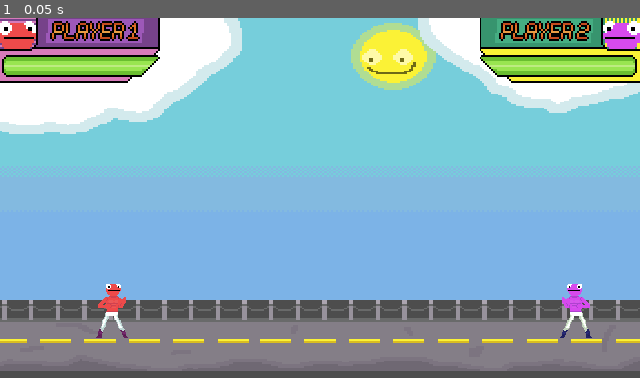
Above: before the commit, frame 1.
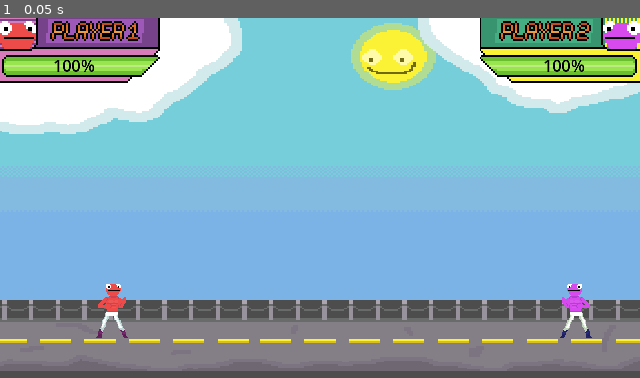
Above: after the commit, the same moment.

Repository: bmingles/gamejam-2024
Game: Godot game, scene res://world.tscn
The game is run twice, just before and just after one commit, with the same random seed, the same clock (stepped at 60 frames per second) and the same inputs.
Inputs:
- Up to frame 1 (0.05 s): no input

The runs differ from the first frame. In frame 1, 0.2% of the frame differs, in the area x 8-92%, y 11-15%.

Commit message:
Health bar

Diff:
--- a/FrogFighters/player.tscn
+++ b/FrogFighters/player.tscn
@@ -9,7 +9,7 @@
 size = Vector2(16, 27)
 
 [sub_resource type="RectangleShape2D" id="RectangleShape2D_od52q"]
-size = Vector2(31, 30)
+size = Vector2(42, 30)
 
 [sub_resource type="RectangleShape2D" id="RectangleShape2D_cbl4f"]
 size = Vector2(16, 27)
@@ -26,21 +26,21 @@
 scale = Vector2(0.4, 0.4)
 sprite_frames = ExtResource("2_6hby3")
 animation = &"fish"
+frame = 2
 offset = Vector2(5, 0)
 
 [node name="HitBox" type="Area2D" parent="."]
-visible = false
 script = ExtResource("3_ll44e")
+damage = 10
 
 [node name="CollisionShape2D" type="CollisionShape2D" parent="HitBox"]
-position = Vector2(0.5, -5)
+position = Vector2(3, -5)
 shape = SubResource("RectangleShape2D_od52q")
 
 [node name="HurtBox" type="Area2D" parent="."]
+visible = false
 script = ExtResource("4_h3ncn")
 
 [node name="CollisionShape2D" type="CollisionShape2D" parent="HurtBox"]
 position = Vector2(0, 2.5)
 shape = SubResource("RectangleShape2D_cbl4f")
-
-[connection signal="animation_finished" from="AnimatedSprite2D" to="." method="_on_animation_finished"]
--- a/FrogFighters/project.godot
+++ b/FrogFighters/project.godot
@@ -55,16 +55,19 @@
 player1_fish={
 "deadzone": 0.5,
 "events": [Object(InputEventJoypadButton,"resource_local_to_scene":false,"resource_name":"","device":0,"button_index":2,"pressure":0.0,"pressed":true,"script":null)
+, Object(InputEventKey,"resource_local_to_scene":false,"resource_name":"","device":-1,"window_id":0,"alt_pressed":false,"shift_pressed":false,"ctrl_pressed":false,"meta_pressed":false,"pressed":false,"keycode":0,"physical_keycode":67,"key_label":0,"unicode":99,"echo":false,"script":null)
 ]
 }
 player1_chicken={
 "deadzone": 0.5,
 "events": [Object(InputEventJoypadButton,"resource_local_to_scene":false,"resource_name":"","device":0,"button_index":0,"pressure":0.0,"pressed":true,"script":null)
+, Object(InputEventKey,"resource_local_to_scene":false,"resource_name":"","device":-1,"window_id":0,"alt_pressed":false,"shift_pressed":false,"ctrl_pressed":false,"meta_pressed":false,"pressed":false,"keycode":0,"physical_keycode":86,"key_label":0,"unicode":118,"echo":false,"script":null)
 ]
 }
 player1_laugh={
 "deadzone": 0.5,
 "events": [Object(InputEventJoypadButton,"resource_local_to_scene":false,"resource_name":"","device":0,"button_index":3,"pressure":0.0,"pressed":true,"script":null)
+, Object(InputEventKey,"resource_local_to_scene":false,"resource_name":"","device":-1,"window_id":0,"alt_pressed":false,"shift_pressed":false,"ctrl_pressed":false,"meta_pressed":false,"pressed":false,"keycode":0,"physical_keycode":66,"key_label":0,"unicode":98,"echo":false,"script":null)
 ]
 }
 player2_right={
@@ -97,16 +100,19 @@
 player2_fish={
 "deadzone": 0.5,
 "events": [Object(InputEventJoypadButton,"resource_local_to_scene":false,"resource_name":"","device":1,"button_index":2,"pressure":0.0,"pressed":true,"script":null)
+, Object(InputEventKey,"resource_local_to_scene":false,"resource_name":"","device":-1,"window_id":0,"alt_pressed":false,"shift_pressed":false,"ctrl_pressed":false,"meta_pressed":false,"pressed":false,"keycode":0,"physical_keycode":4194326,"key_label":0,"unicode":0,"echo":false,"script":null)
 ]
 }
 player2_chicken={
 "deadzone": 0.5,
 "events": [Object(InputEventJoypadButton,"resource_local_to_scene":false,"resource_name":"","device":1,"button_index":0,"pressure":0.0,"pressed":true,"script":null)
+, Object(InputEventKey,"resource_local_to_scene":false,"resource_name":"","device":-1,"window_id":0,"alt_pressed":false,"shift_pressed":false,"ctrl_pressed":false,"meta_pressed":false,"pressed":false,"keycode":0,"physical_keycode":4194328,"key_label":0,"unicode":0,"echo":false,"script":null)
 ]
 }
 player2_laugh={
 "deadzone": 0.5,
 "events": [Object(InputEventJoypadButton,"resource_local_to_scene":false,"resource_name":"","device":1,"button_index":3,"pressure":0.0,"pressed":true,"script":null)
+, Object(InputEventKey,"resource_local_to_scene":false,"resource_name":"","device":-1,"window_id":0,"alt_pressed":false,"shift_pressed":false,"ctrl_pressed":false,"meta_pressed":false,"pressed":false,"keycode":0,"physical_keycode":32,"key_label":0,"unicode":32,"echo":false,"script":null)
 ]
 }
 
--- /dev/null
+++ b/FrogFighters/scripts/health_bar.gd
@@ -0,0 +1,5 @@
+class_name HealthBar
+extends ProgressBar
+
+func take_damage(damage_value: int):
+	value = max(0, value - damage_value)
--- a/FrogFighters/scripts/player.gd
+++ b/FrogFighters/scripts/player.gd
@@ -2,6 +2,7 @@
 
 @export_enum("1", "2") var player_number: String
 @export var frames: Resource
+@export var health_bar: HealthBar
 
 const SPEED = 50.0
 const JUMP_VELOCITY = -200.0
@@ -14,10 +15,13 @@
 	toggle_attack(false)
 
 	if player_number == "2":
+		var flip_h_offset = Vector2(-1, 0)
 		$AnimatedSprite2D.set_flip_h(true)
-		$AnimatedSprite2D.offset *= Vector2(-1, 0)
+		$AnimatedSprite2D.offset *= flip_h_offset
+		$HitBox/CollisionShape2D.position *= flip_h_offset
 
 	$AnimatedSprite2D.set_sprite_frames(frames)
+	$AnimatedSprite2D.connect("animation_finished", _on_animation_finished)
 
 func _physics_process(delta):
 	# Add the gravity.
@@ -73,4 +77,7 @@
 		$AnimatedSprite2D.play("jump")
 
 func take_damage(amount: int):
-	print(amount)
+	if health_bar == null:
+		return
+
+	health_bar.take_damage(amount)
--- a/FrogFighters/world.tscn
+++ b/FrogFighters/world.tscn
@@ -1,9 +1,16 @@
-[gd_scene load_steps=5 format=3 uid="uid://dlxbjf5p3rhy8"]
+[gd_scene load_steps=8 format=3 uid="uid://dlxbjf5p3rhy8"]
 
 [ext_resource type="PackedScene" uid="uid://c406xs2gdbw5y" path="res://player.tscn" id="2_5ptf1"]
 [ext_resource type="SpriteFrames" uid="uid://bvrj62vptk1wp" path="res://resources/mermit_sprite_frames.tres" id="3_isxox"]
 [ext_resource type="SpriteFrames" uid="uid://ilo38ei8qgsp" path="res://resources/termit_sprite_frames.tres" id="4_fsqmq"]
+[ext_resource type="Script" path="res://scripts/health_bar.gd" id="5_6pus4"]
 [ext_resource type="Texture2D" uid="uid://dq72wnjkn55l6" path="res://assets/scenery.png" id="5_mher8"]
+
+[sub_resource type="StyleBoxFlat" id="StyleBoxFlat_vl60e"]
+bg_color = Color(0.6, 0.6, 0.6, 0)
+
+[sub_resource type="StyleBoxFlat" id="StyleBoxFlat_2hfte"]
+bg_color = Color(0.752941, 0.164706, 0.156863, 0)
 
 [node name="World" type="Node"]
 
@@ -31,12 +38,40 @@
 [node name="CollisionPolygon2D" type="CollisionPolygon2D" parent="StaticBody2D"]
 polygon = PackedVector2Array(-8, 0, 0, 0, 0, 160, 320, 160, 320, 0, 328, 0, 328, 168, -8, 168)
 
-[node name="Player1" parent="." instance=ExtResource("2_5ptf1")]
+[node name="Player1" parent="." node_paths=PackedStringArray("health_bar") instance=ExtResource("2_5ptf1")]
 position = Vector2(56, 144)
 player_number = "1"
 frames = ExtResource("3_isxox")
+health_bar = NodePath("../HealthBar1")
 
-[node name="Player2" parent="." instance=ExtResource("2_5ptf1")]
+[node name="Player2" parent="." node_paths=PackedStringArray("health_bar") instance=ExtResource("2_5ptf1")]
 position = Vector2(288, 144)
 player_number = "2"
 frames = ExtResource("4_fsqmq")
+health_bar = NodePath("../HealthBar2")
+
+[node name="HealthBar1" type="ProgressBar" parent="."]
+offset_left = 17.0
+offset_top = 18.0
+offset_right = 96.0
+offset_bottom = 41.0
+scale = Vector2(0.5, 0.5)
+theme_override_colors/font_color = Color(0, 0, 0, 1)
+theme_override_styles/background = SubResource("StyleBoxFlat_vl60e")
+theme_override_styles/fill = SubResource("StyleBoxFlat_2hfte")
+step = 1.0
+value = 100.0
+script = ExtResource("5_6pus4")
+
+[node name="HealthBar2" type="ProgressBar" parent="."]
+offset_left = 262.0
+offset_top = 18.0
+offset_right = 341.0
+offset_bottom = 41.0
+scale = Vector2(0.5, 0.5)
+theme_override_colors/font_color = Color(0, 0, 0, 1)
+theme_override_styles/background = SubResource("StyleBoxFlat_vl60e")
+theme_override_styles/fill = SubResource("StyleBoxFlat_2hfte")
+step = 1.0
+value = 100.0
+script = ExtResource("5_6pus4")
